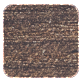
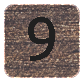
Layer changes from the first 80 × 80 image to the second:
removed layer "dn" over [3, 4, 79, 78]
added group "dn" with 2 layers above "up" over [4, 4, 80, 78]
added layer "9 #1" in group "dn" over [28, 17, 55, 61]
added layer "btn #1" in group "dn" over [4, 4, 80, 78]
